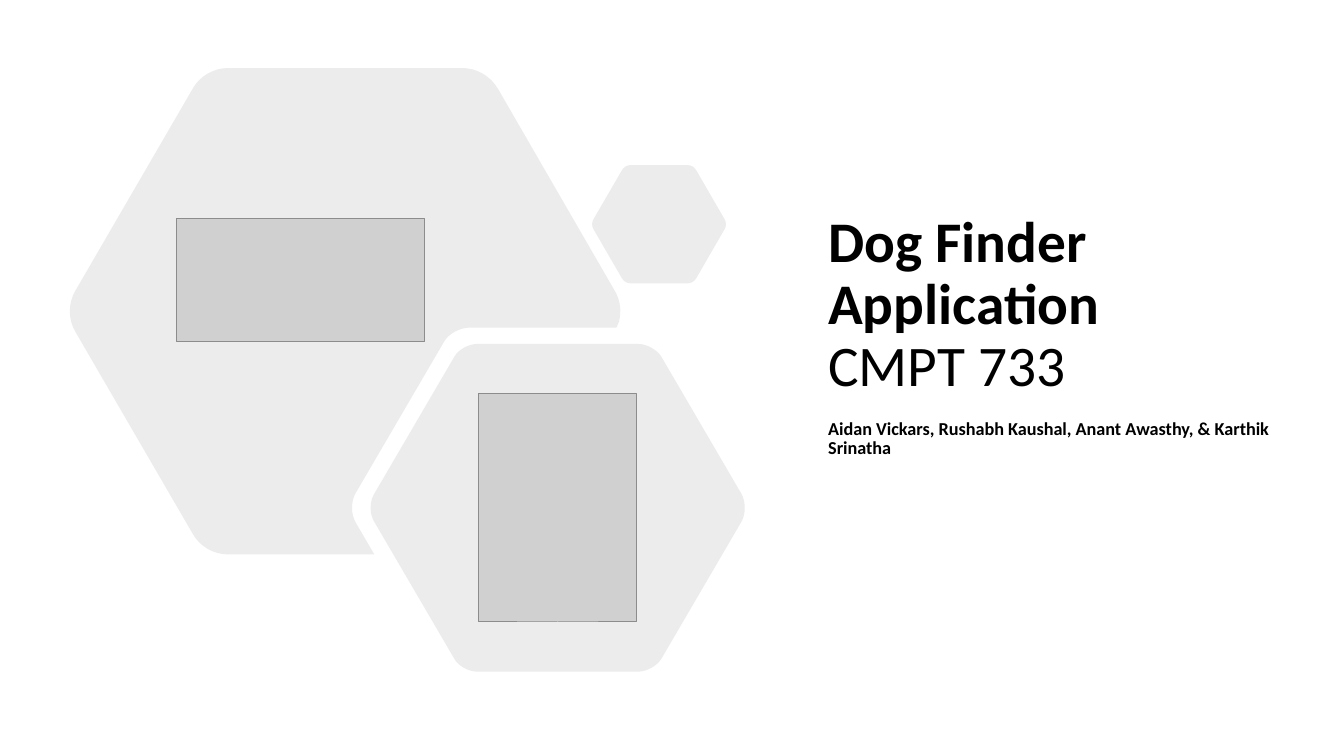
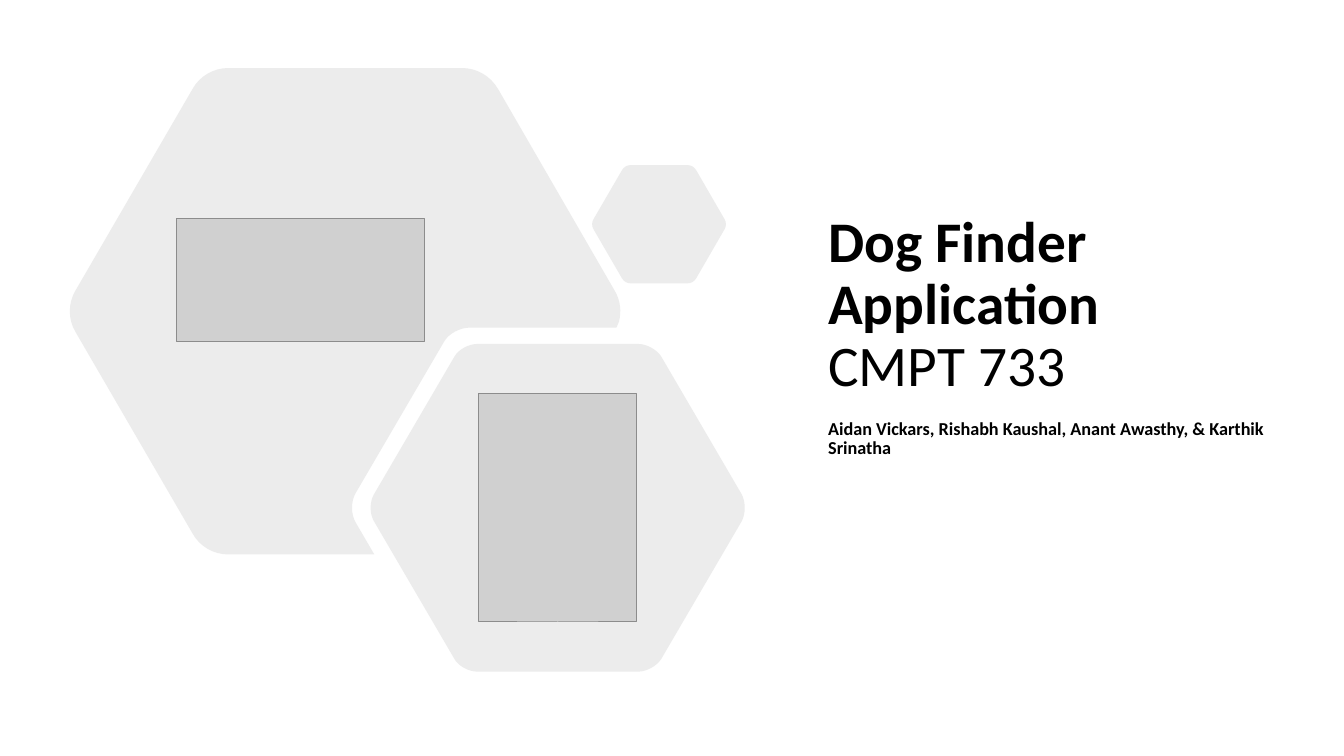
Before and after one commit to avickars/Dog-Application, a slide deck: slide 1 of final_presentation.pptx. Drawn at 1344x756 pixels with LibreOffice and Linux fonts; fonts in the diff are those of the drawing; grey boxes stand for pictures. Boxes give left, top, right and bottom in pixels: in the first picture for what was removed or moved away, otherwise in the second. Text is boxed around its words. In the diff, an @@ line names an element or a change of style, - is before the commit and + after.

```diff
--- a/final_presentation.pptx
+++ b/final_presentation.pptx
@@ subtitle at (x1=828, y1=422, x2=1263, y2=454): text changed @@
-Aidan Vickars, Rushabh Kaushal, Anant Awasthy, & Karthik Srinatha
+Aidan Vickars, Rishabh Kaushal, Anant Awasthy, & Karthik Srinatha
```
Also in this commit, not shown: 2 other slides changed, 1 slide added, 3 slides removed, 7 other files.
